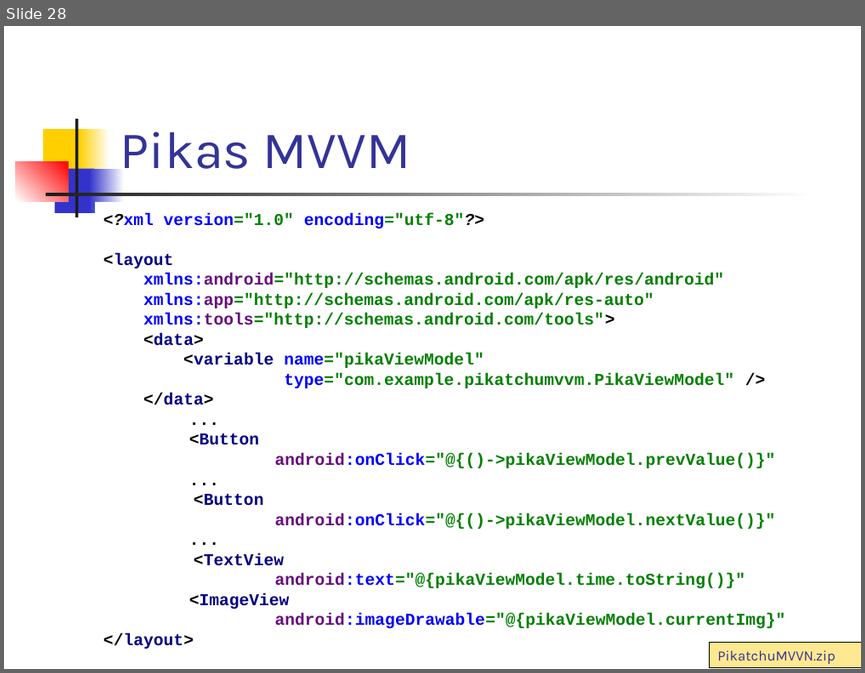
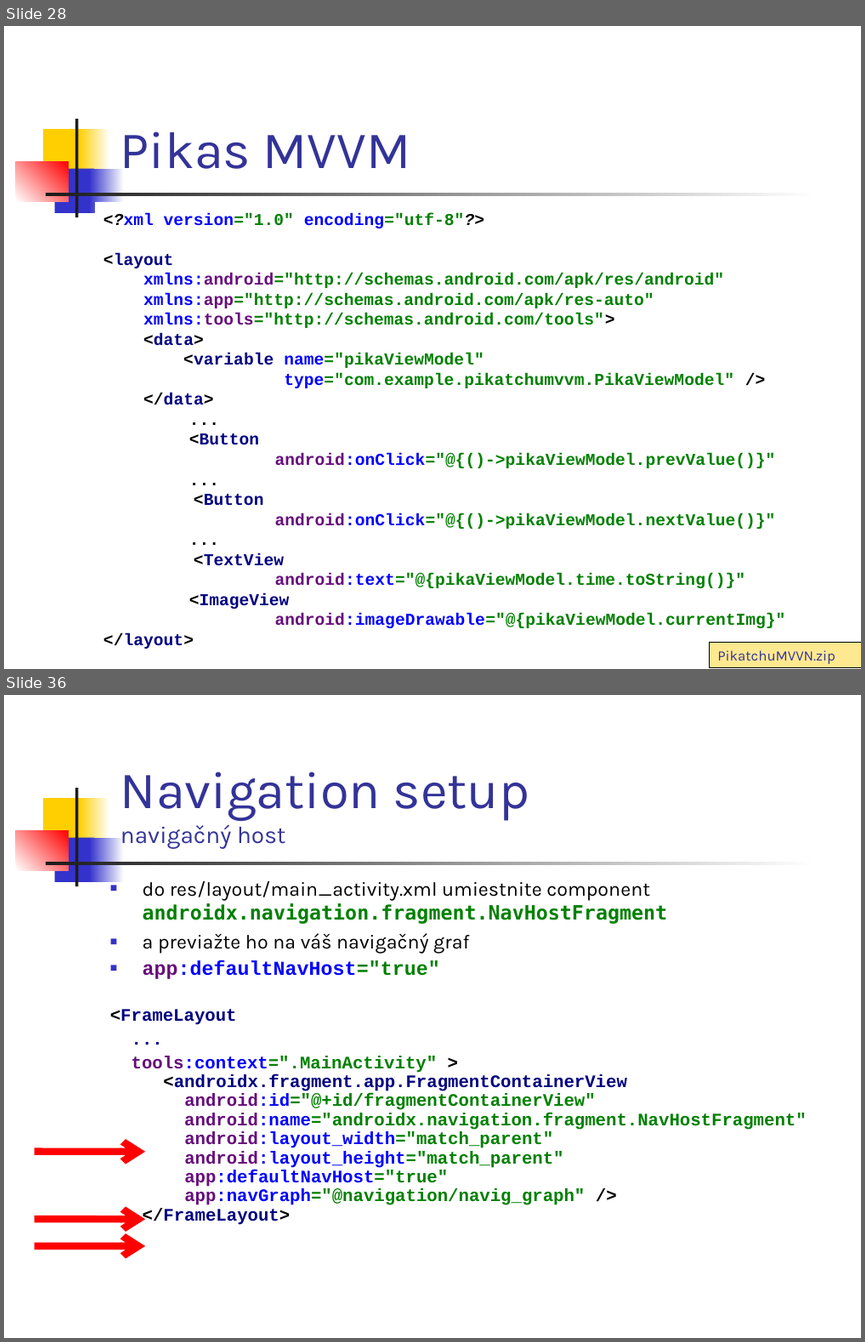
Before and after one commit to vmandro/Prednasky, a slide deck: 07/07_Android.ppt. Shown one above the other, each under a label of ours: slide 28 before the commit, slides 28 and 36 after it; the slides between them are not shown. The pictures are 865x673 and 865x1342 pixels, drawn with LibreOffice and Linux fonts; fonts in the diff are those of the drawing. Boxes give left, top, right and bottom in pixels: in the first picture for what was removed or moved away, otherwise in the second. Text is boxed around its words. In the diff, an @@ line names an element or a change of style, - is before the commit and + after.

```diff
--- a/07/07_Android.ppt
+++ b/07/07_Android.ppt
@@ slide 36 added at (x1=4, y1=695, x2=861, y2=1338), background #FFFFFF; not listed: 7 template elements that a slide beside it also shows @@
@@ rectangle added at (x1=4, y1=703, x2=21, y2=737), fill #FFFFFF @@
@@ rectangle added at (x1=4, y1=699, x2=21, y2=733), fill #FFFFFF @@
@@ title added at (x1=120, y1=771, x2=529, y2=849), 44 pt, text #333399 @@
+Navigation setup
+navigačný host
@@ text added at (x1=110, y1=881, x2=806, y2=1225), 14.8 pt, text #008000, bold @@
+■ do res/layout/main_activity.xml umiestnite component androidx.navigation.fragment.NavHostFragment
+■ a previažte ho na váš navigačný graf
+■ app:defaultNavHost="true"
+<FrameLayout
+...
+tools:context=".MainActivity" >
+<androidx.fragment.app.FragmentContainerView
+android:id="@+id/fragmentContainerView"
+android:name="androidx.navigation.fragment.NavHostFragment"
+android:layout_width="match_parent"
+android:layout_height="match_parent"
+app:defaultNavHost="true"
+app:navGraph="@navigation/navig_graph" />
+</FrameLayout>
@@ arrow added from (34, 1151) to (145, 1151), #FF0000 6.01 pt @@
@@ arrow added from (34, 1219) to (145, 1219), #FF0000 6.01 pt @@
@@ arrow added from (34, 1246) to (145, 1246), #FF0000 6.01 pt @@
```
Also in this commit, not shown: 1 slide changed, 10 other slides added, 1 slide removed, 1 other file.
